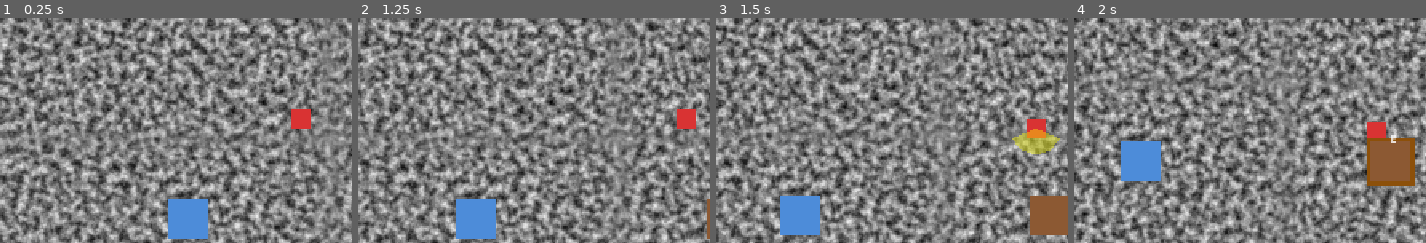
Above: before the commit, frames 1-4 (left to right).
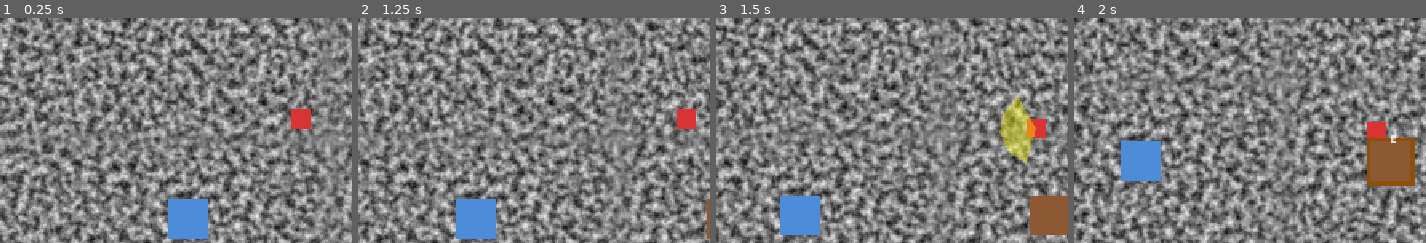
Above: after the commit, the same moments.

Repository: Saitamadupauvre/brotatomato
Game: Godot game, scene res://scenes/main/main.tscn
Two runs of this game, one before a commit and one after it. Both use one fixed random seed, a clock stepped at 60 frames per second and the inputs below. The engine's default icon, where the game draws it, is replaced by a stand-in: a white triangle on a blue panel in a dark square.
Inputs (mouse positions are % of the whole screen's width and height, from its top left):
- Up to frame 1 (0.25 s): no input
- Up to frame 2 (1.25 s): tap Enter at 0.5 s; move the mouse to (82, 45) at 0.52 s; press the mouse at (82, 45) at 0.53 s; hold D (move_right) from 0.53 s (still down)
- Up to frame 3 (1.5 s): move the mouse to (34, 55) at 1.27 s; release D (move_right) at 1.28 s; release the mouse at (34, 55) at 1.28 s; hold S (move_down) from 1.28 s (still down); click (34, 55) at 1.35 s
- Up to frame 4 (2 s): keep holding S (move_down)
The pictures show only the part of the screen within x 14-64%, y 28-78%; the shares and areas given below are measured in that part.

Frames 1-2 are identical in both runs. In frame 3, 2.1% of the frame differs, in the area x 80-98%, y 35-65%; in frame 4, nothing differs.

Commit message:
feat(player): aim attacks at mouse cursor, increase melee range

Diff:
--- a/scenes/player/player.gd
+++ b/scenes/player/player.gd
@@ -10,13 +10,18 @@
 @export var attack_damage: int = 1
 @export var attack_duration: float = 0.15
 @export var attack_cooldown: float = 0.3
+## Tip-to-player distance of the melee hitbox, in px. AttackHitboxShape's
+## polygon is authored with a 42px reach; this scales it uniformly.
+@export var melee_range: float = 58.0
 
 ## Emitted at the start of a melee swing with the world-space center and
 ## rough radius of the hitbox, for things that react to a swing without
 ## needing a hurtbox (grass, breakables).
 signal melee_swung(center: Vector2, radius: float)
+## AttackHitboxShape's authored (unscaled) reach, in px.
+const MELEE_SHAPE_REACH: float = 42.0
 ## Distance from the player to the center of the melee arc, and its
-## radius. Approximates AttackHitboxShape's polygon.
+## radius, at the authored (unscaled) reach. Approximates AttackHitboxShape's polygon.
 const MELEE_REACH: float = 24.0
 const MELEE_RADIUS: float = 30.0
 
@@ -43,6 +48,7 @@
 	_hurtbox.damage_taken.connect(_on_damage_taken)
 	_attack_hitbox.damage = attack_damage
 	_attack_hitbox.monitoring = false
+	_attack_hitbox.scale = Vector2.ONE * (melee_range / MELEE_SHAPE_REACH)
 	GameState.equipment_changed.connect(_on_equipment_changed)
 
 
@@ -98,17 +104,24 @@
 	projectile.target_mask = ENEMY_HURTBOX_MASK
 	get_parent().add_child(projectile)
 	projectile.position = position
-	projectile.rotation = _last_move_direction.angle()
+	projectile.rotation = _get_aim_direction().angle()
 
 
 func _swing_melee() -> void:
+	var aim_direction := _get_aim_direction()
+	var range_scale := melee_range / MELEE_SHAPE_REACH
 	_attack_hitbox.damage = equipped_weapon.damage if equipped_weapon else attack_damage
-	_attack_hitbox.rotation = _last_move_direction.angle()
+	_attack_hitbox.rotation = aim_direction.angle()
 	_attack_hitbox.monitoring = true
-	melee_swung.emit(global_position + _last_move_direction * MELEE_REACH, MELEE_RADIUS)
+	melee_swung.emit(global_position + aim_direction * MELEE_REACH * range_scale, MELEE_RADIUS * range_scale)
 	if OS.is_debug_build():
 		_attack_debug_visual.visible = true
 	get_tree().create_timer(attack_duration).timeout.connect(_end_attack)
+
+
+func _get_aim_direction() -> Vector2:
+	var direction := get_global_mouse_position() - global_position
+	return direction.normalized() if direction != Vector2.ZERO else _last_move_direction
 
 
 func _end_attack() -> void:
